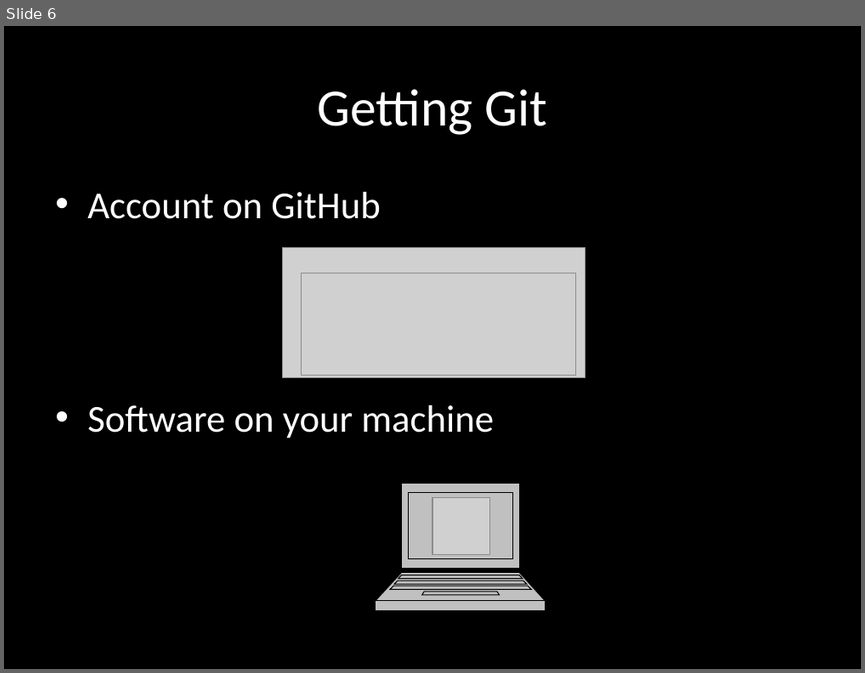
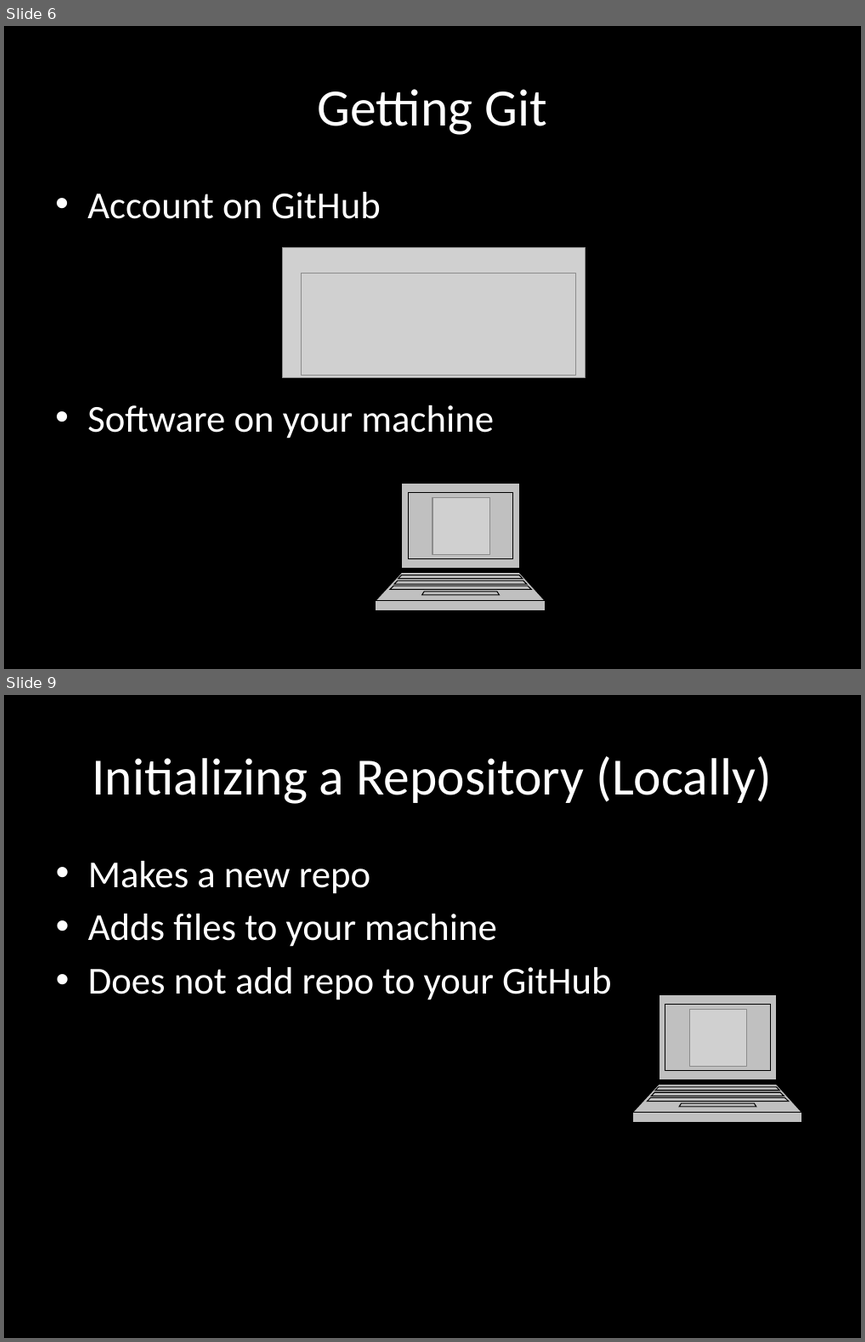
Before and after one commit to vgdev/git-guide, a slide deck: Git.pptx. Shown one above the other, each under a label of ours: slide 6 before the commit, slides 6 and 9 after it; the slides between them are not shown. The pictures are 865x673 and 865x1342 pixels, drawn with LibreOffice and Linux fonts; fonts in the diff are those of the drawing; grey boxes stand for pictures. Boxes give left, top, right and bottom in pixels: in the first picture for what was removed or moved away, otherwise in the second. Text is boxed around its words. In the diff, an @@ line names an element or a change of style, - is before the commit and + after.

```diff
--- a/Git.pptx
+++ b/Git.pptx
@@ slide 9 added at (x1=4, y1=695, x2=861, y2=1338), background #000000 @@
@@ title added at (x1=92, y1=756, x2=772, y2=804), 44 pt, text #FFFFFF @@
+Initializing a Repository (Locally)
@@ text added at (x1=88, y1=861, x2=611, y2=1000), 32 pt, text #FFFFFF @@
+• Makes a new repo
+• Adds files to your machine
+• Does not add repo to your GitHub
@@ freeform shape added at (x1=632, y1=995, x2=801, y2=1123), fill #C0C0C0, outline #000000 0.75 pt @@
@@ picture added at (x1=689, y1=1009, x2=747, y2=1066) @@
```
Also in this commit, not shown: 1 slide changed, 25 other slides added.
